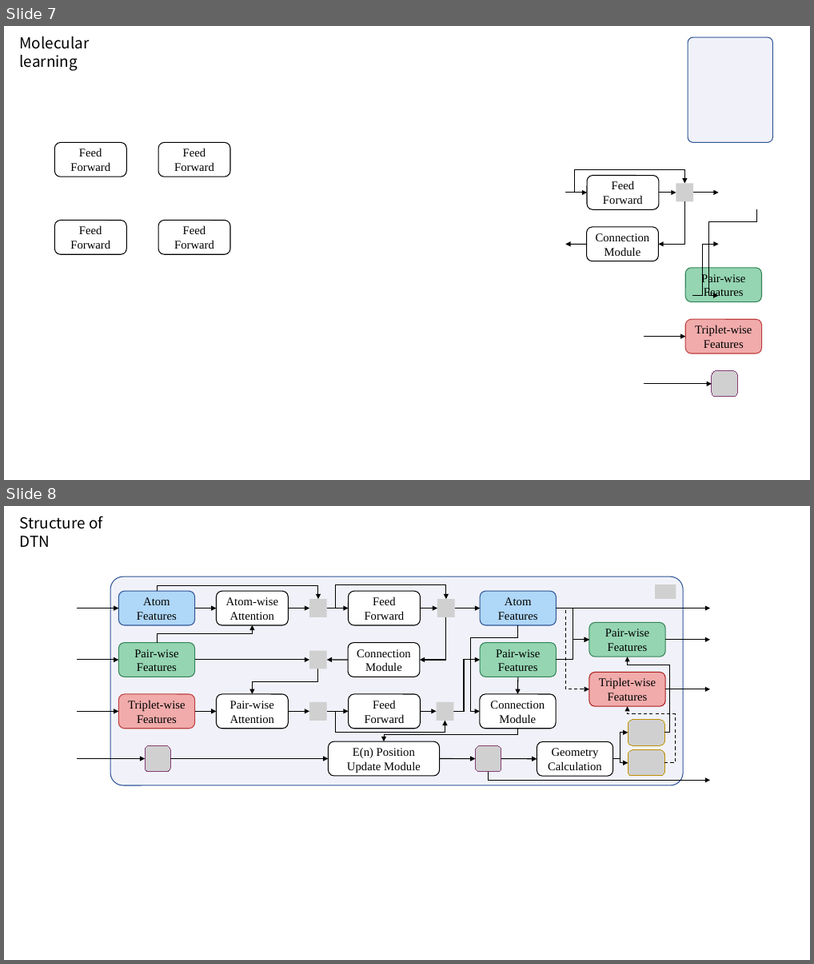
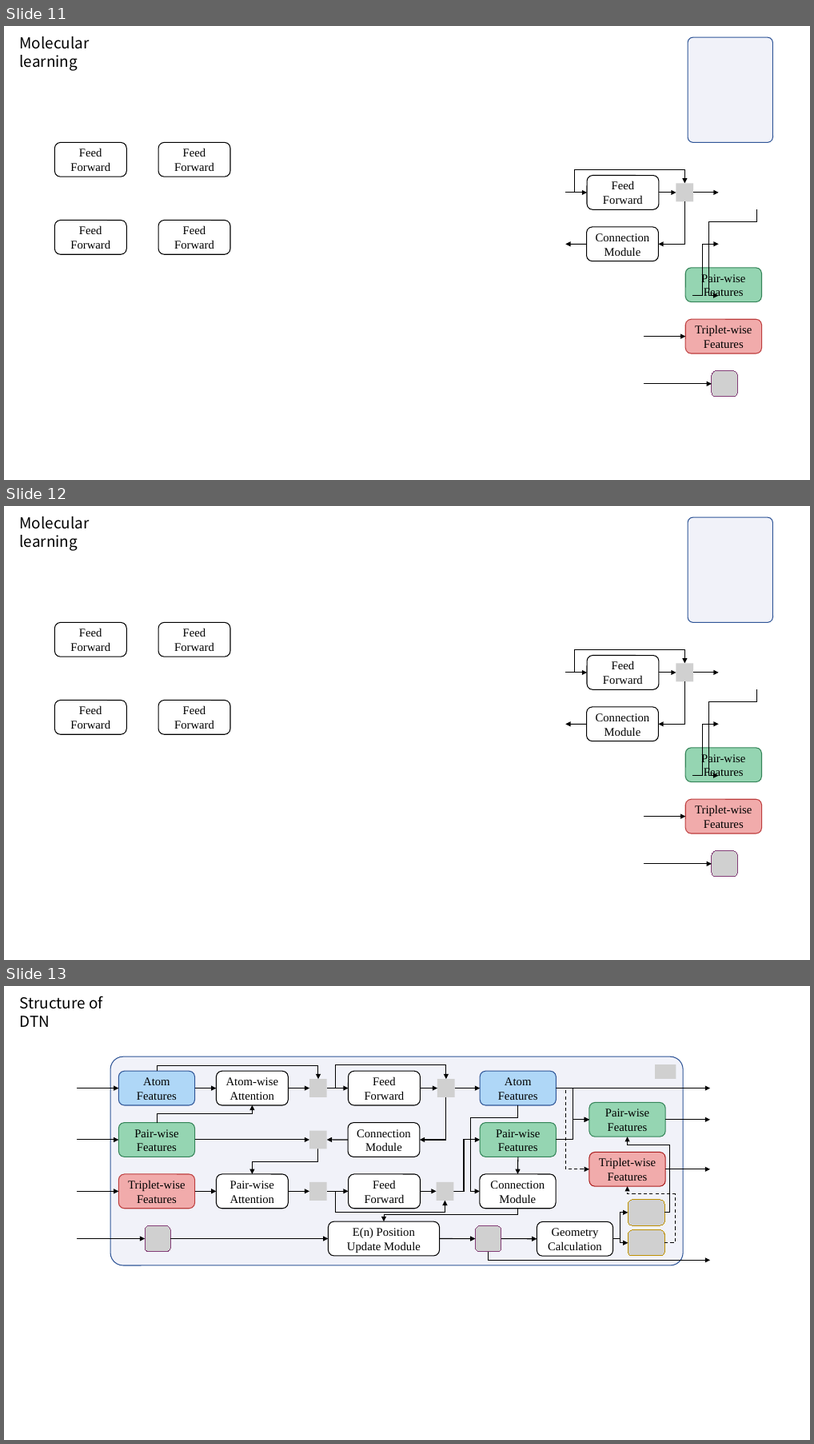
Before and after one commit to LEOXC1571/graduation_project, a slide deck: paper/src_new/figures/figures.pptx. Shown one above the other, each under a label of ours: slides 7 and 8 before the commit, slides 11, 12 and 13 after it. The pictures are 814x964 and 814x1444 pixels, drawn with LibreOffice and Linux fonts; fonts in the diff are those of the drawing; grey boxes stand for pictures. Boxes give left, top, right and bottom in pixels: in the first picture for what was removed or moved away, otherwise in the second. Text is boxed around its words. In the diff, an @@ line names an element or a change of style, - is before the commit and + after.

```diff
--- a/paper/src_new/figures/figures.pptx
+++ b/paper/src_new/figures/figures.pptx
@@ slide 12 added at box(4, 506, 810, 960), background #FFFFFF @@
@@ text added at box(20, 516, 90, 551), 18 pt, text #000000 @@
+Molecular learning
@@ rounded rectangle added at box(688, 517, 774, 623), fill #F1F2F9, outline #2F5597 1 pt @@
@@ rounded rectangle added at box(55, 622, 127, 656), fill #FFFFFF, outline #000000 1 pt, 14 pt, text #000000 @@
+Feed Forward
@@ rounded rectangle added at box(158, 622, 230, 656), fill #FFFFFF, outline #000000 1 pt, 14 pt, text #000000 @@
+Feed Forward
@@ elbow arrow added from (574, 672) to (685, 664), #000000 1 pt @@
@@ arrow added from (566, 672) to (587, 672), #000000 1 pt @@
@@ rounded rectangle added at box(587, 656, 659, 690), fill #FFFFFF, outline #000000 1 pt, 14 pt, text #000000 @@
+Feed Forward
@@ arrow added from (659, 672) to (677, 672), #000000 1 pt @@
@@ picture added at box(677, 664, 694, 681) @@
@@ arrow added from (694, 672) to (719, 672), #000000 1 pt @@
@@ elbow arrow added from (685, 681) to (659, 724), #000000 1 pt @@
@@ elbow arrow added from (757, 689) to (719, 776), #000000 1 pt @@
@@ rounded rectangle added at box(55, 700, 127, 735), fill #FFFFFF, outline #000000 1 pt, 14 pt, text #000000 @@
+Feed Forward
@@ rounded rectangle added at box(158, 700, 230, 735), fill #FFFFFF, outline #000000 1 pt, 14 pt, text #000000 @@
+Feed Forward
@@ rounded rectangle added at box(587, 707, 659, 741), fill #FFFFFF, outline #000000 1 pt, 14 pt, text #000000 @@
+Connection
+Module
@@ arrow added from (587, 724) to (566, 724), #000000 1 pt @@
@@ elbow arrow added from (693, 776) to (719, 724), #000000 1 pt @@
@@ rounded rectangle added at box(686, 748, 762, 782), fill #95D5B2, outline #348458 1 pt, 14 pt, text #000000 @@
+Pair-wise Features
@@ arrow added from (644, 816) to (686, 816), #000000 1 pt @@
@@ rounded rectangle added at box(686, 799, 762, 833), fill #F1ABAB, outline #BD3D3D 1 pt, 14 pt, text #000000 @@
+Triplet-wise
+Features
@@ arrow added from (644, 864) to (712, 864), #000000 1 pt @@
@@ picture added at box(712, 851, 738, 877) @@
@@ what was slide 7 is now slide 11 @@
@@ what was slide 8 is now slide 13 @@
```
Also in this commit, not shown: 3 slides changed, 5 other slides added, 1 slide removed, 13 other files.
